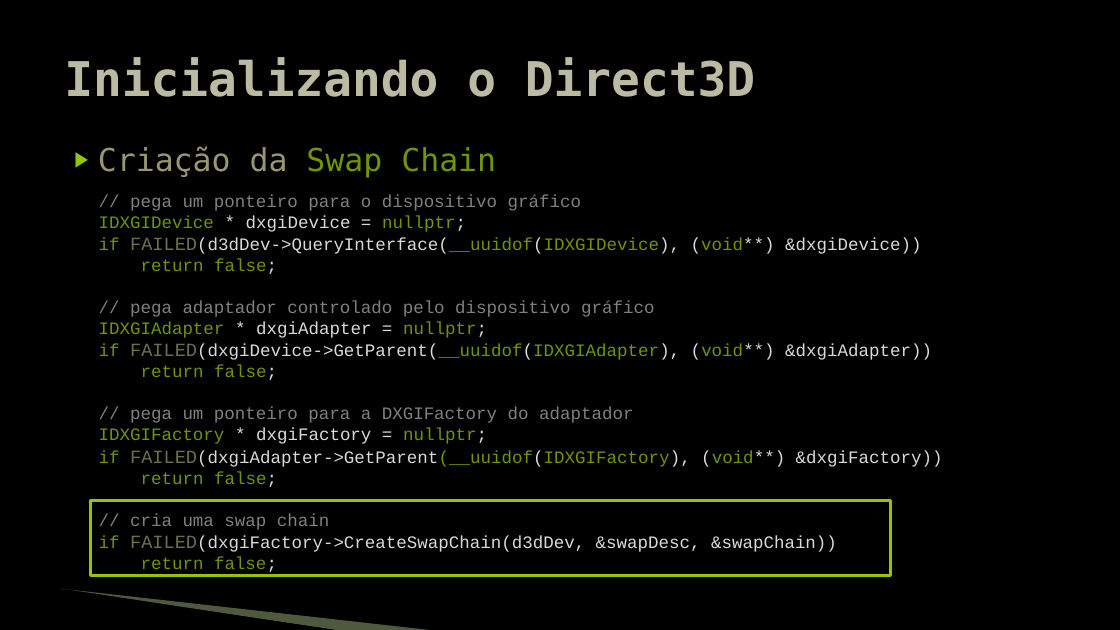
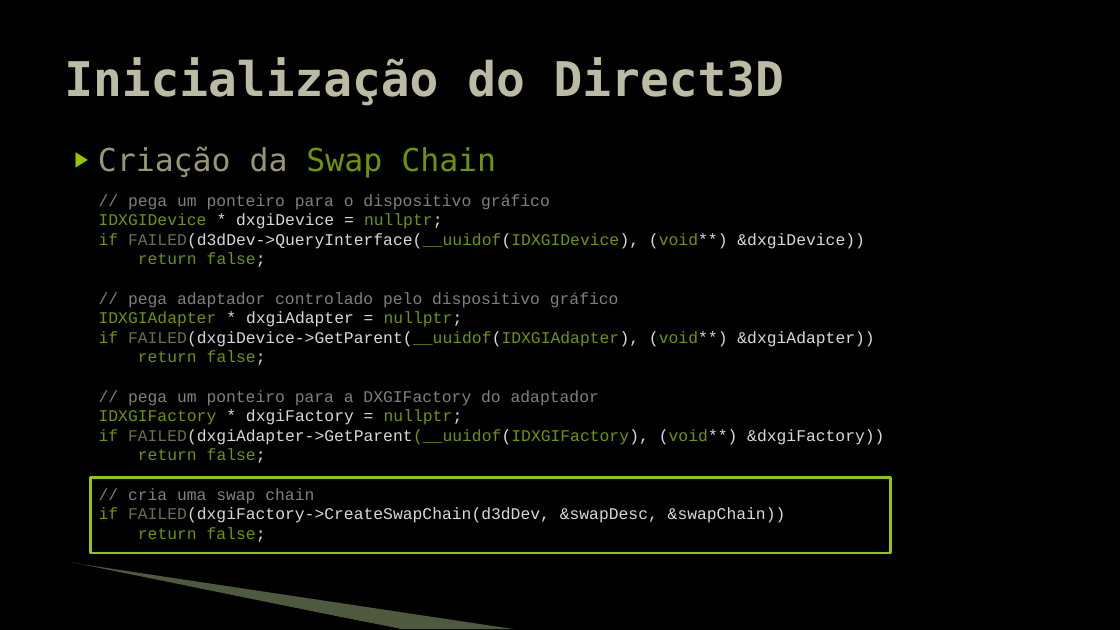
Before and after one commit to JudsonSS/Jogos, a slide deck: slide 18 of Slides/06. Direct3D.pptx. Drawn at 1120x630 pixels with LibreOffice and Linux fonts; fonts in the diff are those of the drawing; background and template pictures are left out. Boxes give left, top, right and bottom in pixels: in the first picture for what was removed or moved away, otherwise in the second. Text is boxed around its words. In the diff, an @@ line names an element or a change of style, - is before the commit and + after.

```diff
--- a/Slides/06. Direct3D.pptx
+++ b/Slides/06. Direct3D.pptx
@@ title at (64, 57, 784, 106): text changed @@
-Inicializando o Direct3D
+Inicialização do Direct3D
@@ text "// pega um ponteiro para ..." at (99, 194, 884, 542): size 15 to 14 pt; size 16 to 14 pt in "FAILED(d3dDev->QueryInterface(__uuidof(IDXGIDevice),", "FAILED(dxgiDevice->GetParent(__uuidof(IDXGIAdapter),", "FAILED(dxgiAdapter->GetParent(__uuidof(IDXGIFactory),", "FAILED(dxgiFactory->CreateSwapChain(d3dDev," @@
@@ rectangle: place and size @@
-rectangle at (91, 500, 891, 576)
+rectangle at (91, 478, 891, 554)
@@ freeform shape: place and size @@
-freeform shape at (60, 590, 340, 630)
+freeform shape at (71, 565, 400, 629)
@@ freeform shape: place and size @@
-freeform shape at (61, 589, 437, 630)
+freeform shape at (73, 563, 514, 629)
```
Also in this commit, not shown: 23 other slides changed, 3 slides removed.
